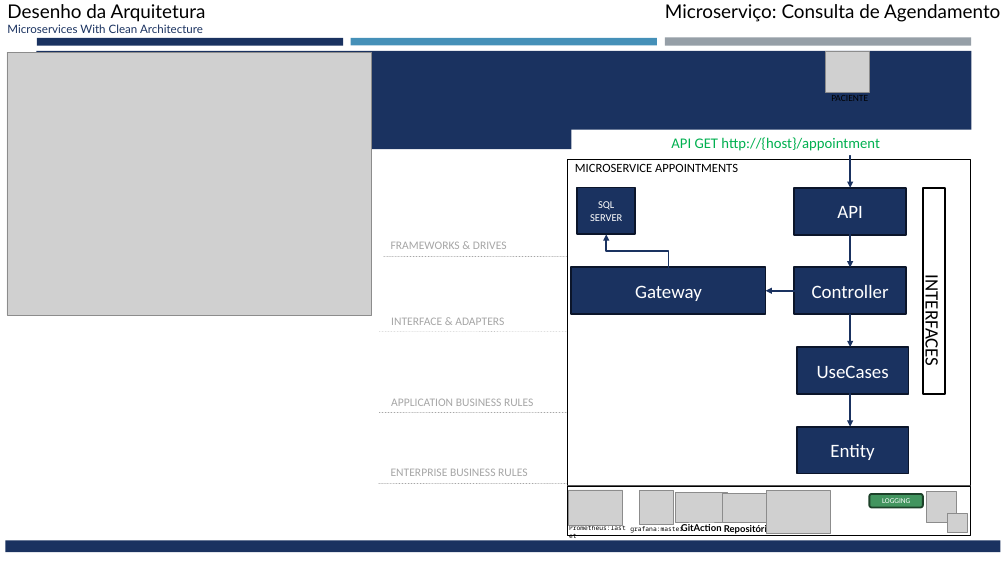
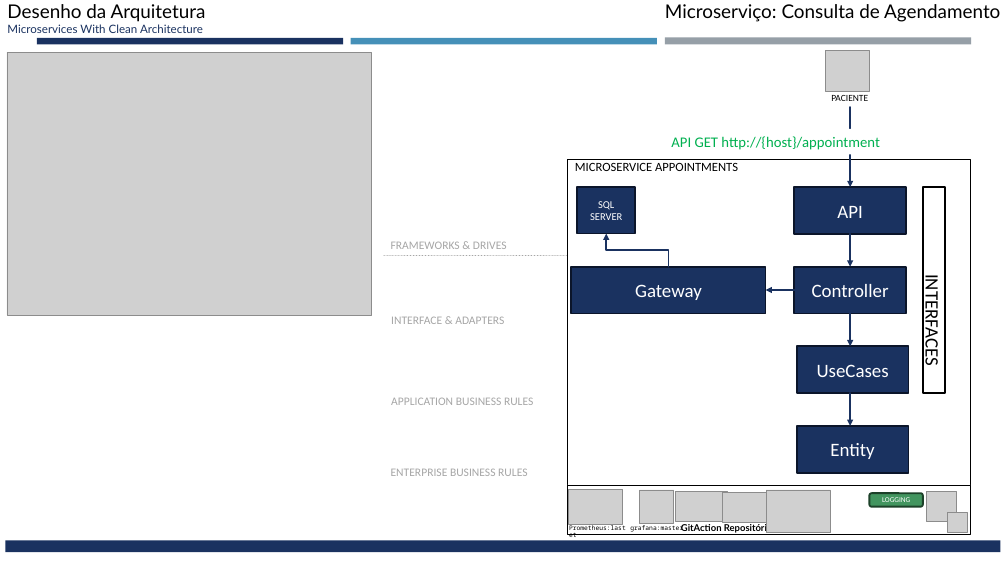
Before and after one commit to codes-and-technology/medico, a slide deck: slide 17 of docs/Desenho da Solução Hackathon - Fase 5 v3.pptx (slide 18 before the commit). Drawn at 1008x567 pixels with LibreOffice and Linux fonts; fonts in the diff are those of the drawing; grey boxes stand for pictures. Boxes give left, top, right and bottom in pixels: in the first picture for what was removed or moved away, otherwise in the second. Text is boxed around its words. In the diff, an @@ line names an element or a change of style, - is before the commit and + after.

```diff
--- a/docs/Desenho da Solução Hackathon - Fase 5 v3.pptx
+++ b/docs/Desenho da Solução Hackathon - Fase 5 v3.pptx
@@ rectangle added at (0, 45, 1008, 567), fill #FFFFFF @@
@@ rectangle removed at (36, 51, 972, 149) @@
@@ elbow arrow (850, 107) - (851, 187): route changed @@
@@ line removed from (380, 331) to (971, 332) @@
@@ line removed from (380, 413) to (971, 413) @@
@@ line removed from (379, 483) to (971, 483) @@
```
Also in this commit, not shown: 16 other slides changed, 2 slides added, 2 slides removed.
